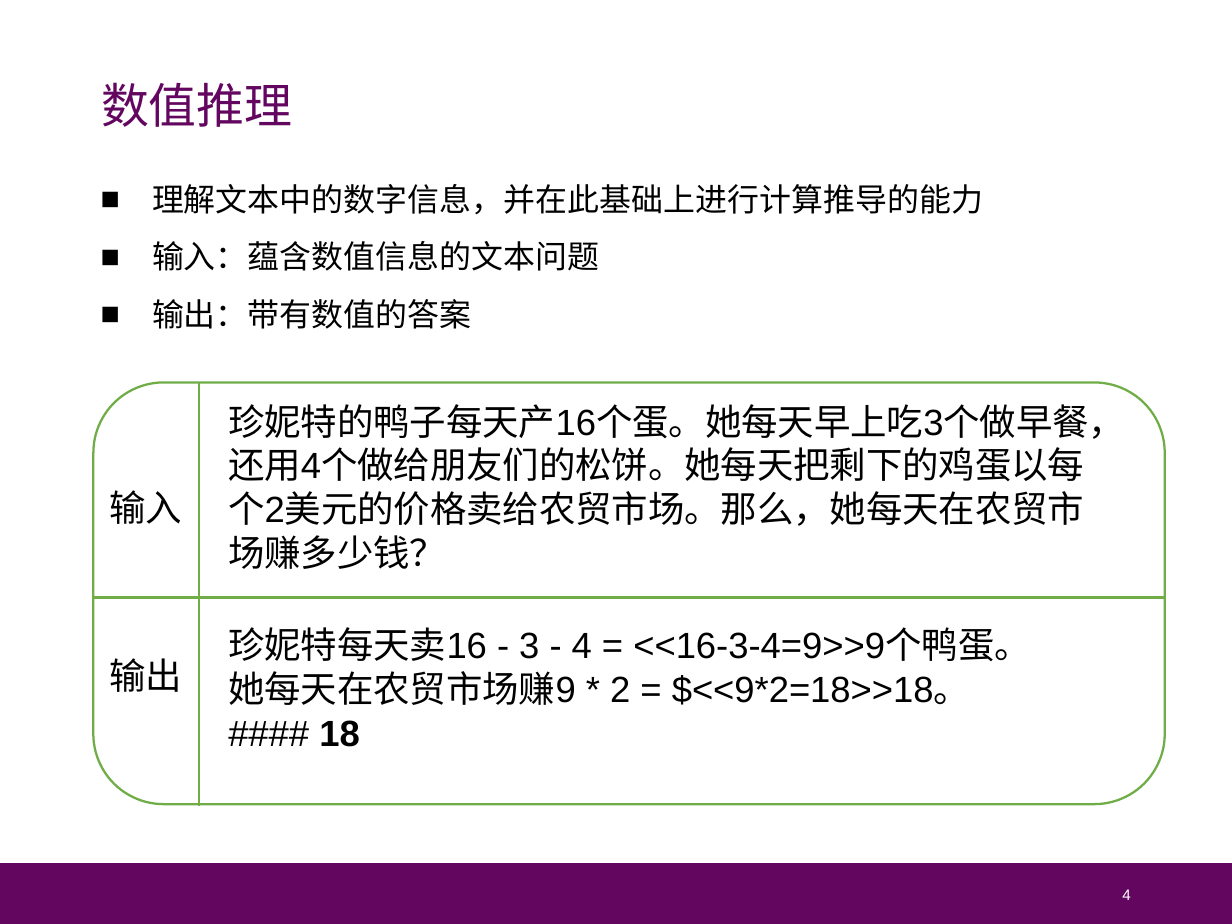
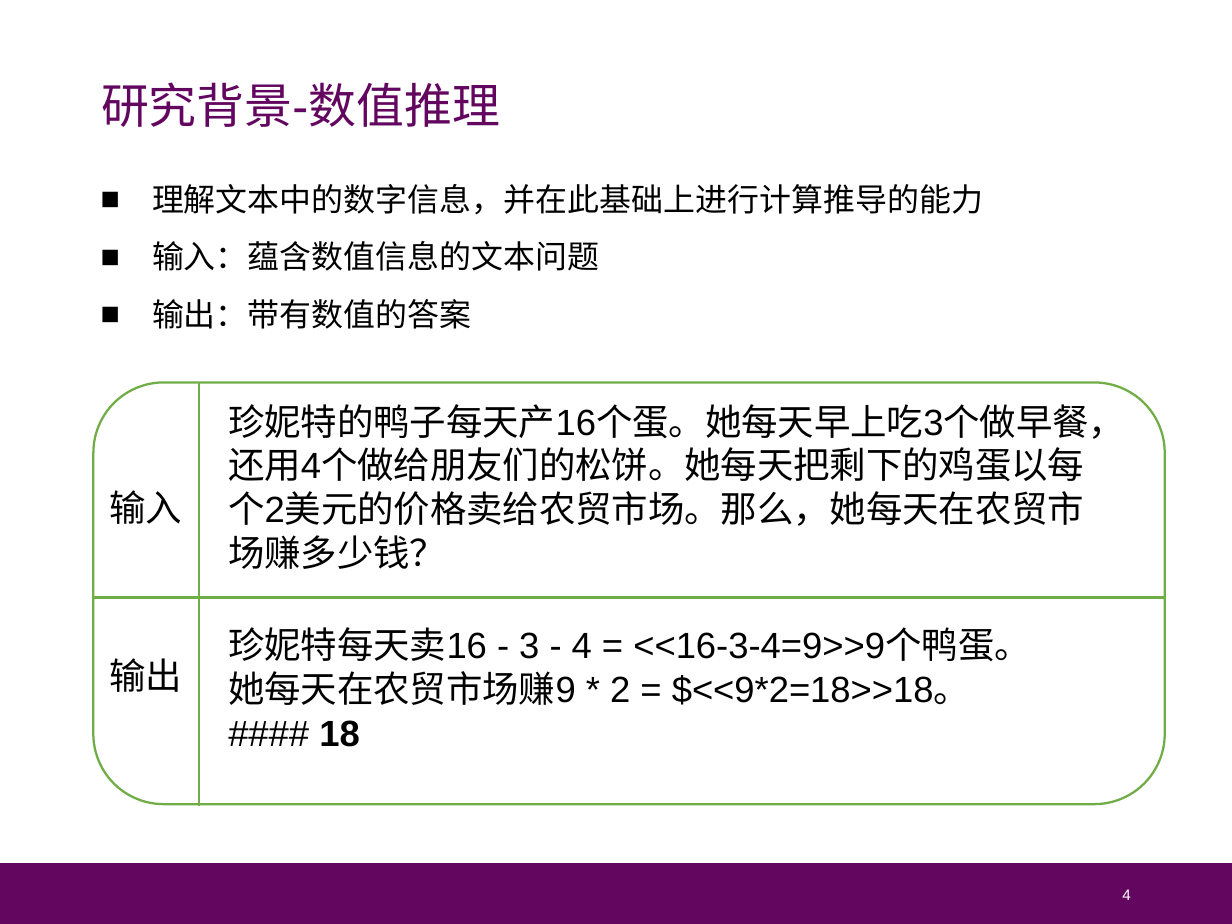
Before and after one commit to Cat-Overflow/NJU_thesis, a slide deck: slide 4 of 毕业答辩/论文答辩_朱博林.pptx. Drawn at 1232x924 pixels with LibreOffice and Linux fonts; fonts in the diff are those of the drawing. Boxes give left, top, right and bottom in pixels: in the first picture for what was removed or moved away, otherwise in the second. Text is boxed around its words. In the diff, an @@ line names an element or a change of style, - is before the commit and + after.

```diff
--- a/毕业答辩/论文答辩_朱博林.pptx
+++ b/毕业答辩/论文答辩_朱博林.pptx
@@ text at box(101, 82, 500, 127): text changed @@
-数值推理
+研究背景-数值推理
```
Also in this commit, not shown: 2 other slides changed, 16 slides added, 18 slides removed.
